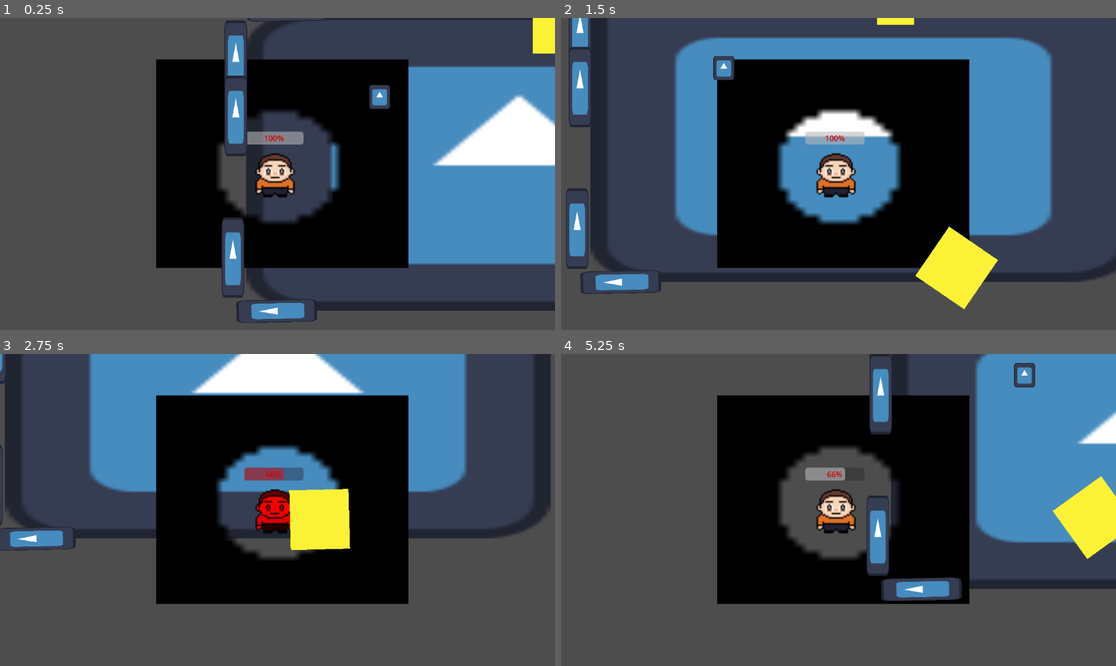
Above: before the commit, frames 1-4 (two rows, left to right).
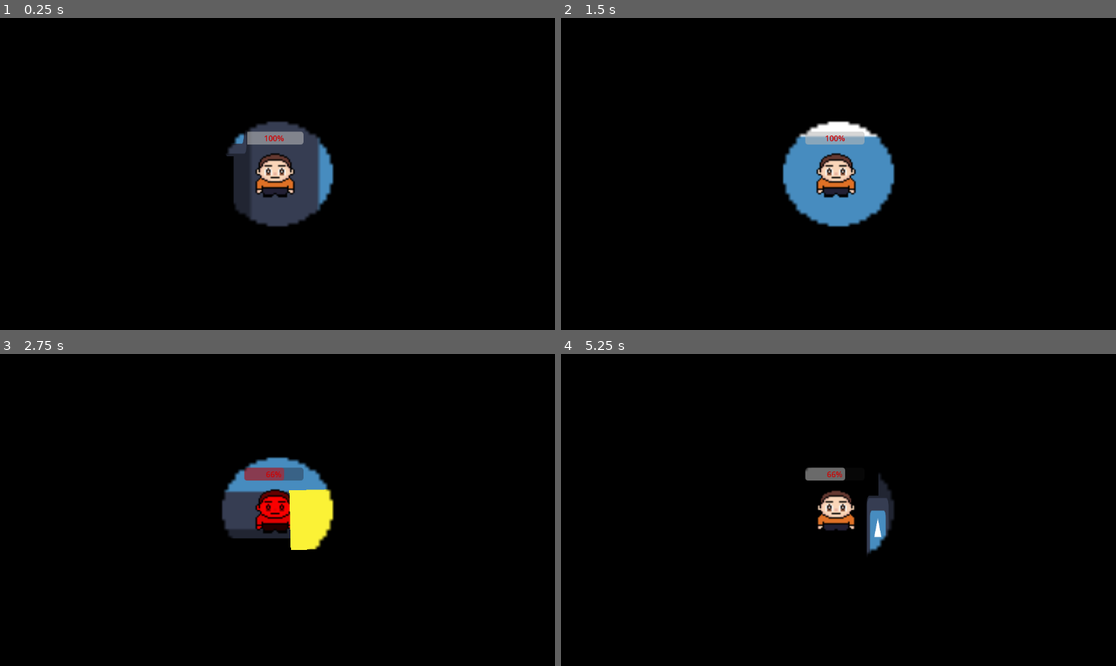
Above: after the commit, the same moments.

Repository: bryanmejiapalma/The-Matrix-Studio
Game: Godot game, scene res://game.tscn
The game is run twice, just before and just after one commit, with the same random seed, the same clock (stepped at 60 frames per second) and the same inputs. This scene is started directly instead of the project's main scene. The engine's default icon, where the game draws it, is replaced by a stand-in: a white triangle on a blue panel in a dark square.
Inputs:
- Up to frame 1 (0.25 s): no input
- Up to frame 2 (1.5 s): tap Enter at 0.5 s; hold D (ui_right) 0.53-1.28 s; hold Shift (boost) 0.53-1.28 s; hold S (ui_down) from 1.28 s (still down); tap E (interact) at 1.35 s
- Up to frame 3 (2.75 s): release S (ui_down) at 2.03 s; hold D (ui_right) from 2.03 s (still down); hold Shift (boost) from 2.03 s (still down)
- Up to frame 4 (5.25 s): tap Space at 2.75 s; release D (ui_right) at 2.78 s; release Shift (boost) at 2.78 s; hold W (ui_up) 2.78-3.53 s; tap E (interact) at 2.85, 4.35 s; hold Shift (boost) 3.53-4.28 s; hold A (ui_left) 3.53-5.03 s; hold S (ui_down) from 5.03 s (still down); hold Shift (boost) from 5.03 s (still down)

The runs differ from the first frame. In frame 1, 74% of the frame differs, in the area x 0-100%, y 0-100%; in frame 2, 73%; in frame 3, 73%; in frame 4, 77%.

Commit message:
black background and flishlight thing that michael help us

Diff:
--- a/Player.tscn
+++ b/Player.tscn
@@ -39,7 +39,6 @@
 value = 100.0
 
 [node name="PointLight2D" parent="." instance=ExtResource("3_kne1u")]
-position = Vector2(-165, 77.99999)
 scale = Vector2(7.28125, 6.875)
 
 [node name="Camera2D" type="Camera2D" parent="."]
@@ -53,4 +52,13 @@
 [node name="HoldPosition" type="Marker2D" parent="."]
 position = Vector2(30, 32)
 
+[node name="NinePatchRect" type="NinePatchRect" parent="."]
+offset_top = 20.0
+offset_right = 194.0
+offset_bottom = 152.0
+patch_margin_left = 2
+patch_margin_top = 2
+patch_margin_right = 2
+patch_margin_bottom = 2
+
 [connection signal="timeout" from="Timer" to="." method="_on_timer_timeout"]
--- a/game.tscn
+++ b/game.tscn
@@ -7,12 +7,13 @@
 [ext_resource type="PackedScene" uid="uid://diiaq0oy71ohy" path="res://apple.tscn" id="4_fc0e3"]
 [ext_resource type="PackedScene" uid="uid://de4kmcsnttwa0" path="res://enemy.tscn" id="6_eow3j"]
 [ext_resource type="PackedScene" uid="uid://tveac6mrpxec" path="res://baseball_bat.tscn" id="6_ryrav"]
+[ext_resource type="Texture2D" uid="uid://yluuq3nrjxvf" path="res://Sprite-0001.png" id="8_j5wjh"]
 
 [node name="Game" type="Node2D"]
 script = ExtResource("1_eow3j")
 
 [node name="StaticBody2D" parent="." instance=ExtResource("2_e2o6t")]
-position = Vector2(205, -22)
+position = Vector2(178.99998, -22)
 scale = Vector2(3.9760523, 3.829717)
 
 [node name="Player" parent="." instance=ExtResource("1_80nbo")]
@@ -43,3 +44,12 @@
 
 [node name="enemy" parent="." instance=ExtResource("6_eow3j")]
 position = Vector2(1036, 425)
+
+[node name="CanvasModulate" type="CanvasModulate" parent="."]
+color = Color(0, 0, 0, 1)
+
+[node name="Backgrounde\'" type="Sprite2D" parent="."]
+modulate = Color(0, 0, 0, 1)
+z_index = -100
+scale = Vector2(2048, 2048)
+texture = ExtResource("8_j5wjh")
--- a/player_view.tscn
+++ b/player_view.tscn
@@ -1,12 +1,13 @@
-[gd_scene load_steps=2 format=3 uid="uid://bhjm0wh2aj3d3"]
+[gd_scene load_steps=3 format=3 uid="uid://bhjm0wh2aj3d3"]
 
+[ext_resource type="Texture2D" uid="uid://suq14a6uo7jk" path="res://white_circle_32.png" id="1_6p7wv"]
 [ext_resource type="Texture2D" uid="uid://dsqdid5538s0d" path="res://Sprite-0001 2.png" id="1_je4ro"]
 
 [node name="PointLight2D" type="PointLight2D"]
-position = Vector2(72, 82)
-texture = ExtResource("1_je4ro")
+texture = ExtResource("1_6p7wv")
 
 [node name="Sprite00012" type="Sprite2D" parent="."]
+visible = false
 position = Vector2(24, -14.5)
 scale = Vector2(2.25, 1.96875)
 texture = ExtResource("1_je4ro")
Not shown: 1 places in game.tscn that only renumber resources
Binary file added: white_circle_32.png
Not shown, added: white_circle_32.png.import
